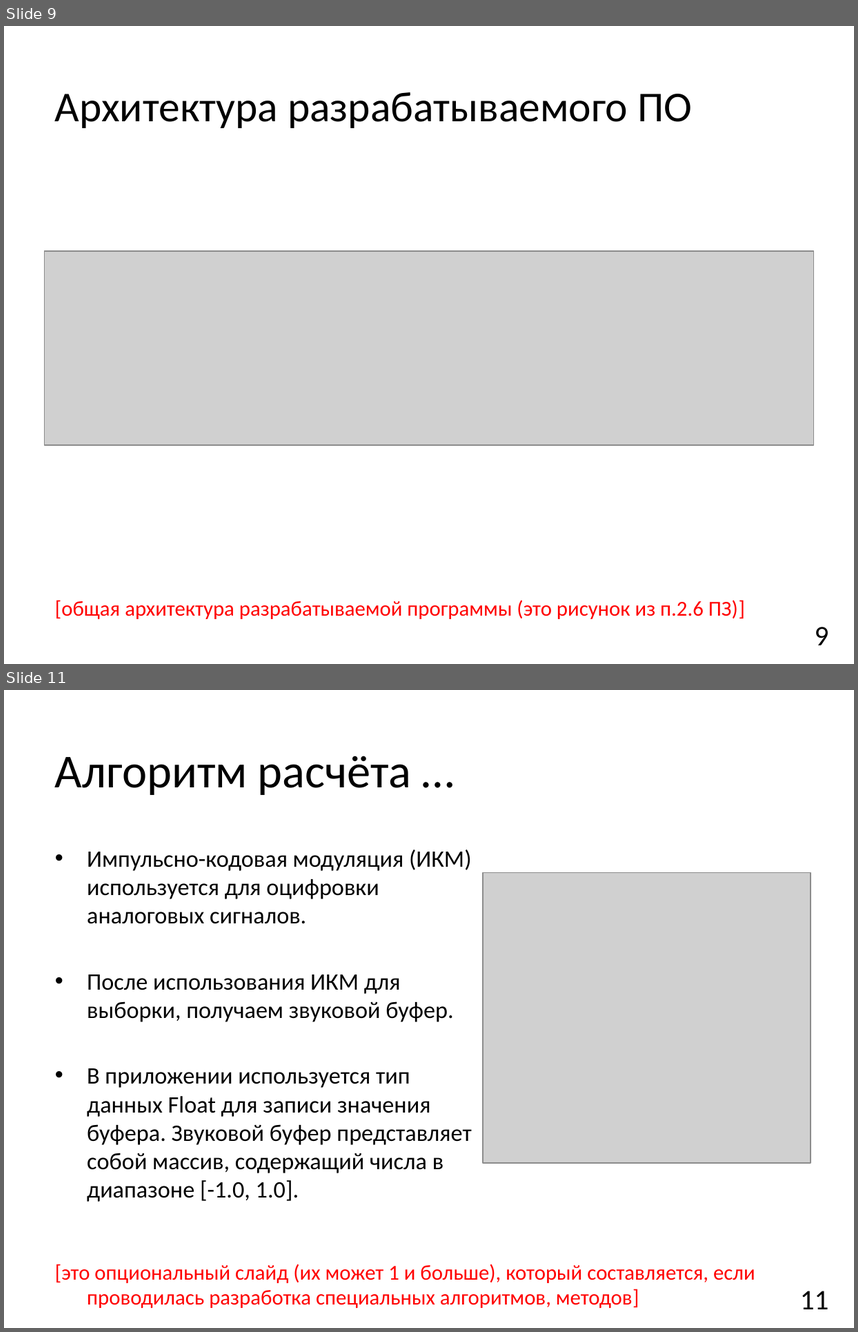
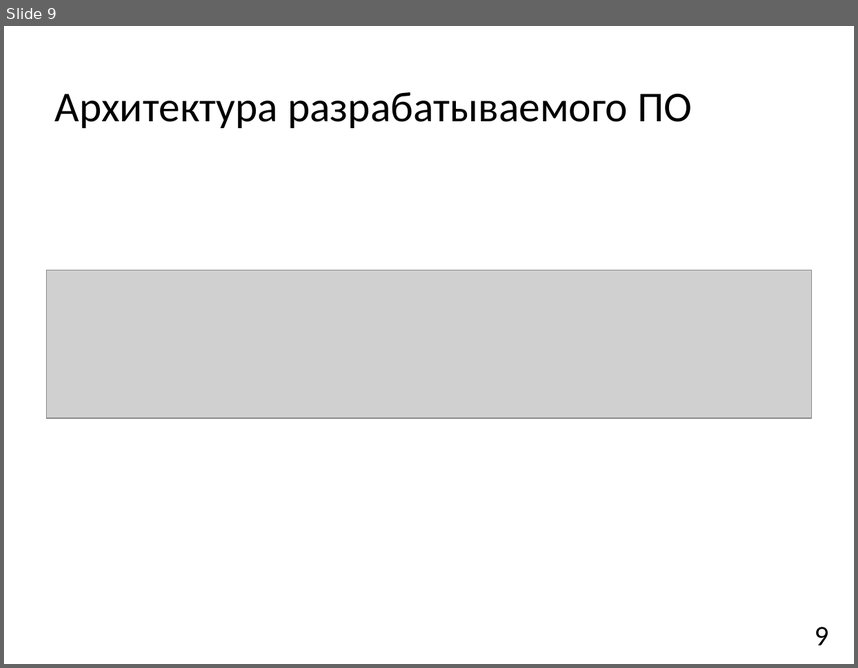
Before and after one commit to ostaaaaat/monitoring, a slide deck: 3 [Презентация].pptx. Shown one above the other, each under a label of ours: slides 9 and 11 before the commit, slide 9 after it; the slides between them are not shown. The pictures are 858x1332 and 858x668 pixels, drawn with LibreOffice and Linux fonts; fonts in the diff are those of the drawing; grey boxes stand for pictures. Boxes give left, top, right and bottom in pixels: in the first picture for what was removed or moved away, otherwise in the second. Text is boxed around its words. In the diff, an @@ line names an element or a change of style, - is before the commit and + after.

```diff
--- a/3 [Презентация].pptx
+++ b/3 [Презентация].pptx
@@ slide 11 removed at (4, 690, 854, 1328), background #FFFFFF @@
@@ title removed at (55, 756, 412, 795) @@
-Алгоритм расчёта …
@@ text removed at (87, 849, 472, 1201) @@
-• Импульсно-кодовая модуляция (ИКМ) используется для оцифровки аналоговых сигналов.
-• После использования ИКМ для выборки, получаем звуковой буфер.
-• В приложении используется тип данных Float для записи значения буфера. Звуковой буфер представляет собой массив, содержащий числа в диапазоне [-1.0, 1.0].
@@ picture removed at (483, 873, 811, 1163) @@
@@ text removed at (55, 1263, 755, 1308) @@
-[это опциональный слайд (их может 1 и больше), который составляется, если проводилась разработка специальных алгоритмов, методов]
@@ page number removed at (800, 1290, 829, 1309) @@
-11
@@ slide 9 changed as well @@
@@ picture: place and size @@
-picture at (44, 251, 814, 445)
+picture at (47, 270, 811, 418)
@@ text removed at (55, 599, 745, 619) @@
-[общая архитектура разрабатываемой программы (это рисунок из п.2.6 ПЗ)]
```
Also in this commit, not shown: 10 other slides changed, 7 slides added, 7 other slides removed.
